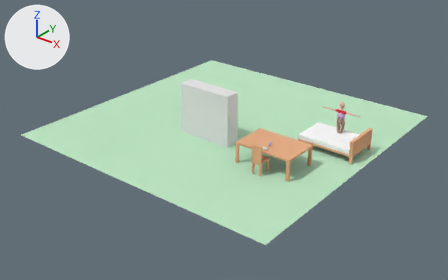
A saved change to the Blender file OBJECTS VOLUME 1/OPEN_SORCER_ZMOD2.blend.
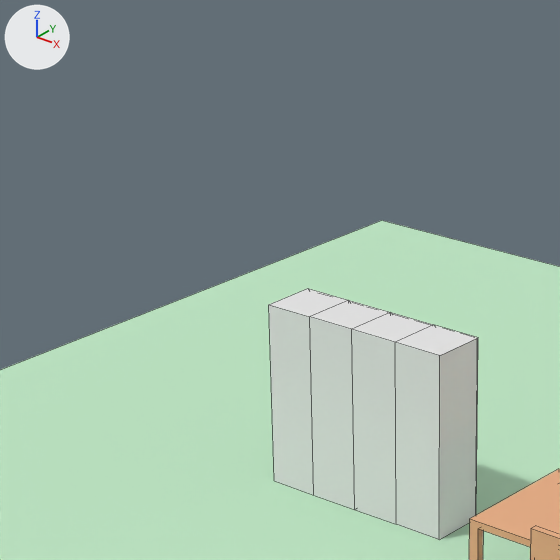
Each version is shown whole from a camera (50 mm lens) standing at (19.18, -24.57, 14.2) and looking at (0.43, -1.12, -0.34), then close up on the part from 24% to 58% of the width and 0% to 55% of the height. Every picture has the same lights, and +X, +Y and +Z are marked at upper left. The close-ups show mesh edges as thin lines.

Before the edit, the objects in view are built like this:
```python
me_cadeira = bpy.data.meshes.new('cadeira')
me_cadeira.from_pydata(...)  # 36 vertices, 20 faces; spans x -0.26..0.25, y -0.3..0.4, z -1.0..0.5
me_cadeira.materials.append(mat_material_000)  # beige #e7af88
me_mesa = bpy.data.meshes.new('mesa')
me_mesa.from_pydata(...)  # 32 vertices, 18 faces; spans x -1.0..1.0, y -1.0..1.0, z -1.0..0.1
me_mesa.materials.append(mat_material_000)  # beige #e7af88
me_plane = bpy.data.meshes.new('Plane')
me_plane.from_pydata([(-1.0, -1.0, 0.0), (1.0, -1.0, 0.0), (-1.0, 1.0, 0.0), (1.0, 1.0, 0.0)], [], [(0, 1, 3, 2)])
me_plane.materials.append(mat_material_001)  # green #c0e7c5
ob_cadeira = bpy.data.objects.new('cadeira', me_cadeira)
ob_cadeira.location = (4.38, -3.35, 1.0)
ob_mesa = bpy.data.objects.new('mesa', me_mesa)
ob_mesa.location = (4.39, -2.25, 1.0)
ob_mesa.scale = (1.54, 1.0, 1.0)
ob_plane = bpy.data.objects.new('Plane', me_plane)
ob_plane.location = (0.0, 0.0, 0.0)
ob_plane.scale = (7.97, 7.97, 7.97)
# also in view: 'guarda roupa' at (0.0, -1.81, 1.38)
```
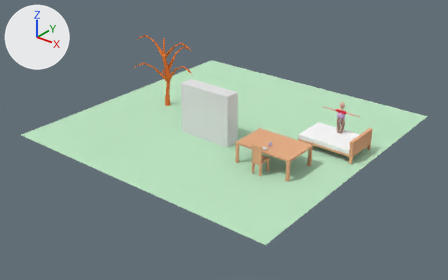
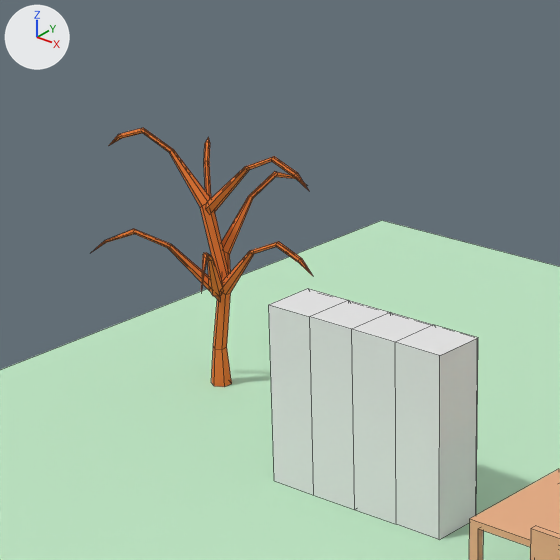
Boxes (x1, y1, x2, y2) around the edits, measured in the close-ups (560 x 560 px):
'Arvore', added (orange)
    after: (91, 128, 313, 387)

Edits to the bpy script that builds the scene:
```text
Add mat_material_007:
    mat_material_007 = diffuse_material('Material.007')
    mat_material_007.base_color = (0.8, 0.193, 0.0427)  # orange #e77a3a
Add me_arvore:
    me_arvore.from_pydata(...)  # 195 vertices, 187 faces, 1 loose edge; spans x -2.02..2.04, y 0.0..4.05, z -2.04..1.62
    me_arvore.materials.append(mat_material_007)  # orange #e77a3a
Add ob_arvore:
    ob_arvore = bpy.data.objects.new('Arvore', me_arvore)
    ob_arvore.location = (-4.73, 0.0, 0.0)
    ob_arvore.rotation_euler = (1.571, 0.0, 0.0)  # degrees (90, 0, 0)
```
